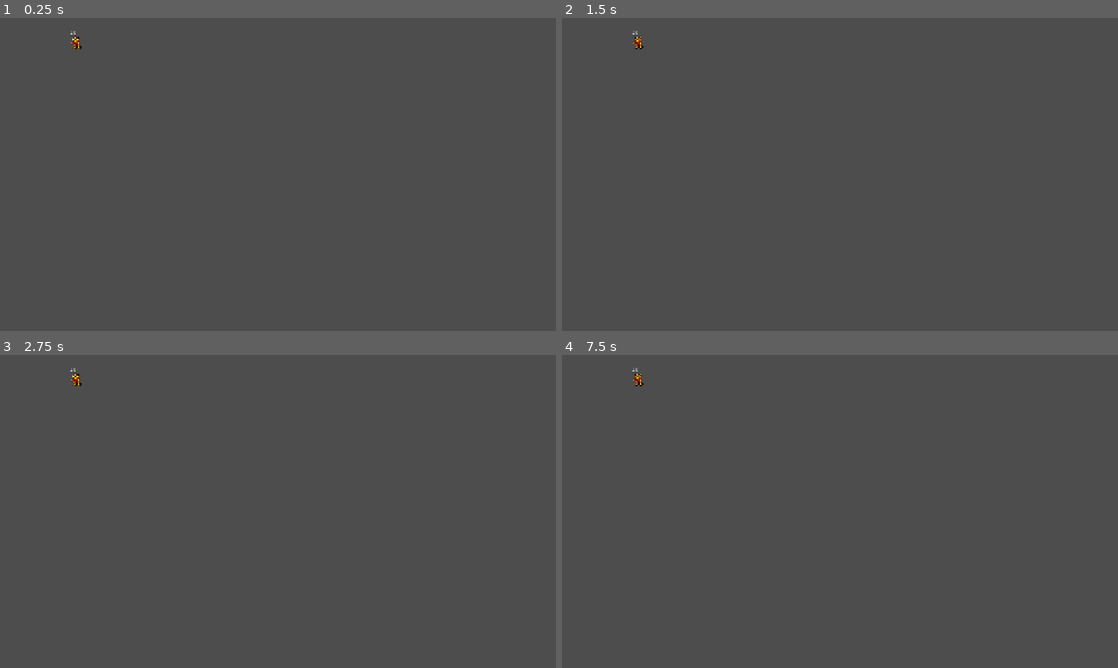
Above: before the commit, frames 1-4 (two rows, left to right).
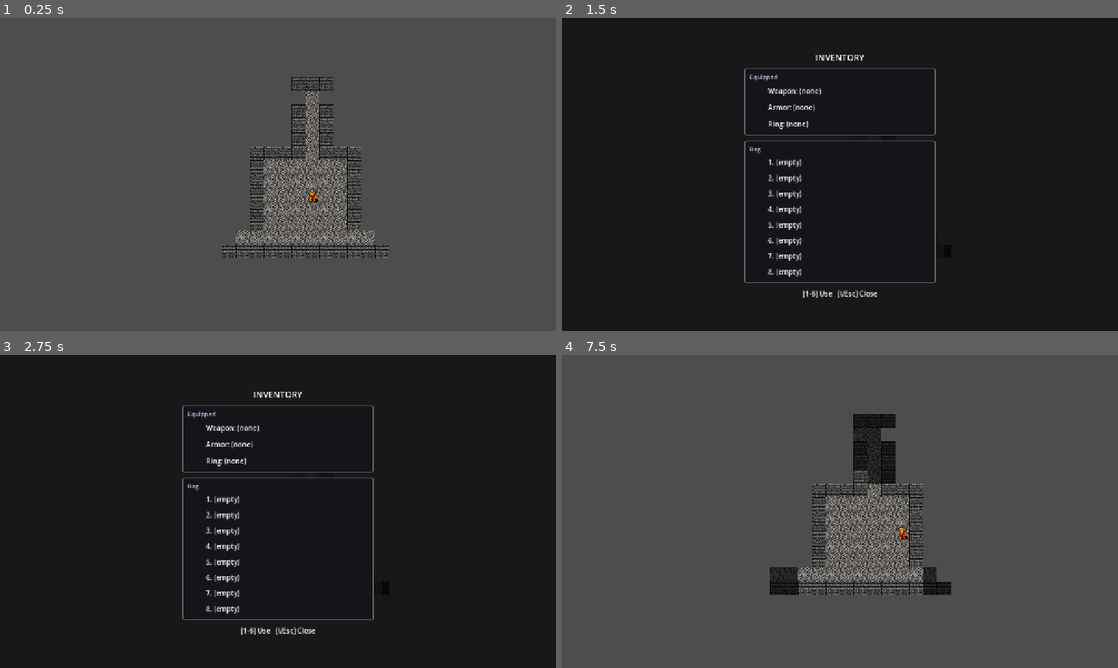
Above: after the commit, the same moments.

Repository: NicolasDeNigris91/Public_Roguelike
Game: Godot game, scene res://scenes/main.tscn
Same seed, same stepped clock (60 frames per second), same inputs: the game is played once before the commit and once after it.
Inputs:
- Up to frame 1 (0.25 s): no input
- Up to frame 2 (1.5 s): tap Enter at 0.5 s; hold Right 0.53-1.28 s; tap I at 0.6 s; tap Space at 1.25 s; hold Down from 1.28 s (still down); tap 1 at 1.35 s
- Up to frame 3 (2.75 s): tap Enter at 2 s; release Down at 2.03 s; hold Right from 2.03 s (still down); tap 2 at 2.1 s
- Up to frame 4 (7.5 s): tap Space at 2.75, 4.25 s; release Right at 2.78 s; hold Up 2.78-3.53 s; tap 3 at 2.85 s; tap Enter at 3.5 s; hold Left 3.53-5.03 s; tap 4 at 3.6 s; tap 5 at 4.35 s; hold Down 5.03-5.78 s; tap 6 at 5.1 s; hold Right 5.78-6.53 s; tap 7 at 5.85 s; hold Up 6.53-7.28 s; tap 8 at 6.6 s; hold Right from 7.28 s (still down); tap I at 7.35 s

The runs differ from the first frame. In frame 1, 5.6% of the frame differs, in the area x 12-70%, y 4-77%; in frame 2, 99%; in frame 3, 99%, in the area x 0-100%, y 0-100%; in frame 4, 6.8%.
Error before the commit: Parse Error: Cannot find member "effects_layer" in base "Combat". (res://scripts/main.gd:30)

Commit message:
feat: orchestrate combat effects in Combat.attack

Diff:
--- a/scripts/combat.gd
+++ b/scripts/combat.gd
@@ -3,7 +3,22 @@
 const CRIT_CHANCE: float = 0.1
 const CRIT_MULTIPLIER: int = 2
 
-static func calculate_damage(attacker: Actor, target: Actor, ignore_def: bool = false) -> int:
+const DMG_COLOR_NORMAL := Color("#ff5555")
+const DMG_COLOR_CRIT := Color("#ffaa00")
+const DMG_COLOR_HEAL := Color("#55ff55")
+const CRIT_SCALE: float = 1.3
+
+const HIT_PAUSE_NORMAL: float = 0.05
+const HIT_PAUSE_CRIT: float = 0.1
+
+const SHAKE_HIT_NORMAL := Vector2(3.0, 0.1)
+const SHAKE_HIT_CRIT := Vector2(6.0, 0.2)
+const SHAKE_DEATH := Vector2(10.0, 0.4)
+
+static var effects_layer: Node = null
+static var world_node: Node2D = null
+
+static func calculate_damage(attacker: Actor, target: Actor, ignore_def: bool = false) -> Dictionary:
 	var def_val: int
 	if ignore_def:
 		def_val = 0
@@ -12,9 +27,10 @@
 	var variance := randi_range(-1, 1)
 	var base := attacker.atk - def_val + variance
 	var dmg := maxi(1, base)
-	if randf() < CRIT_CHANCE:
+	var is_crit := randf() < CRIT_CHANCE
+	if is_crit:
 		dmg *= CRIT_MULTIPLIER
-	return dmg
+	return {"dmg": dmg, "is_crit": is_crit}
 
 static func attack(
 	attacker: Actor,
@@ -23,27 +39,26 @@
 	lifesteal_ratio: float = 0.0,
 	lifesteal_cap: int = -1
 ) -> void:
-	var dmg := calculate_damage(attacker, target, ignore_def)
+	var dmg_info := calculate_damage(attacker, target, ignore_def)
+	var dmg: int = dmg_info["dmg"]
+	var is_crit: bool = dmg_info["is_crit"]
+
+	if _is_adjacent(attacker, target):
+		await attacker.nudge_toward(target.grid_position)
+
+	target.flash_white()
+	_spawn_damage_number(target, dmg, is_crit, false)
+
 	target.take_damage(dmg)
 
-	var healed := 0
-	if lifesteal_ratio > 0.0 and attacker.hp > 0:
-		var cap: int
-		if lifesteal_cap >= 0:
-			cap = lifesteal_cap
-		else:
-			cap = attacker.max_hp
-		var raw_heal := int(floor(dmg * lifesteal_ratio))
-		var new_hp := mini(cap, attacker.hp + raw_heal)
-		healed = new_hp - attacker.hp
-		attacker.hp = new_hp
-		attacker.queue_redraw()
+	var healed := _apply_lifesteal(attacker, target, dmg, lifesteal_ratio, lifesteal_cap)
+	if healed > 0:
+		_spawn_damage_number(attacker, healed, false, true)
 
-	var suffix: String
-	if ignore_def:
-		suffix = " (ignores DEF)"
-	else:
-		suffix = ""
+	if target is Player:
+		_apply_shake(is_crit)
+
+	var suffix: String = " (ignores DEF)" if ignore_def else ""
 	if healed > 0:
 		print("%s attacks %s for %d%s (target HP: %d/%d, healed %d → %d/%d)" % [
 			attacker.name, target.name, dmg, suffix,
@@ -54,3 +69,49 @@
 		print("%s attacks %s for %d%s (target HP: %d/%d)" % [
 			attacker.name, target.name, dmg, suffix, target.hp, target.max_hp
 		])
+
+	var pause: float = HIT_PAUSE_CRIT if is_crit else HIT_PAUSE_NORMAL
+	HitPause.freeze(target.get_tree(), pause)
+
+static func _is_adjacent(a: Actor, b: Actor) -> bool:
+	var dx: int = absi(a.grid_position.x - b.grid_position.x)
+	var dy: int = absi(a.grid_position.y - b.grid_position.y)
+	return (dx + dy) == 1
+
+static func _apply_lifesteal(attacker: Actor, target: Actor, dmg: int, ratio: float, cap: int) -> int:
+	if ratio <= 0.0 or attacker.hp <= 0:
+		return 0
+	var effective_cap: int = cap if cap >= 0 else attacker.max_hp
+	var raw_heal := int(floor(dmg * ratio))
+	var new_hp: int = mini(effective_cap, attacker.hp + raw_heal)
+	var healed: int = new_hp - attacker.hp
+	attacker.hp = new_hp
+	attacker.queue_redraw()
+	return healed
+
+static func _spawn_damage_number(target: Actor, amount: int, is_crit: bool, is_heal: bool) -> void:
+	if effects_layer == null:
+		return
+	var text: String
+	var color: Color
+	var scale: float
+	if is_heal:
+		text = "+%d" % amount
+		color = DMG_COLOR_HEAL
+		scale = 1.0
+	elif is_crit:
+		text = "%d!" % amount
+		color = DMG_COLOR_CRIT
+		scale = CRIT_SCALE
+	else:
+		text = "%d" % amount
+		color = DMG_COLOR_NORMAL
+		scale = 1.0
+	var world_pos: Vector2 = target.position - Vector2(0, 8)
+	DamageNumber.spawn(effects_layer, world_pos, text, color, scale)
+
+static func _apply_shake(is_crit: bool) -> void:
+	if world_node == null:
+		return
+	var shake: Vector2 = SHAKE_HIT_CRIT if is_crit else SHAKE_HIT_NORMAL
+	Shake.apply(world_node, shake.x, shake.y)
--- a/scripts/player.gd
+++ b/scripts/player.gd
@@ -48,8 +48,7 @@
 	var target_enemy := _enemy_at(target_pos)
 
 	if target_enemy != null:
-		Combat.attack(self, target_enemy)
-		await get_tree().process_frame
+		await Combat.attack(self, target_enemy)
 		_end_turn()
 	elif dungeon and dungeon.grid.is_walkable(target_pos):
 		move_to(target_pos)
@@ -99,6 +98,9 @@
 			print("Bag full, could not pick up %s" % item.display_name)
 
 func die() -> void:
+	if Combat.world_node != null:
+		Shake.apply(Combat.world_node, Combat.SHAKE_DEATH.x, Combat.SHAKE_DEATH.y)
+		HitPause.freeze(get_tree(), 0.1)
 	died.emit()
 	turn_active = false
 
